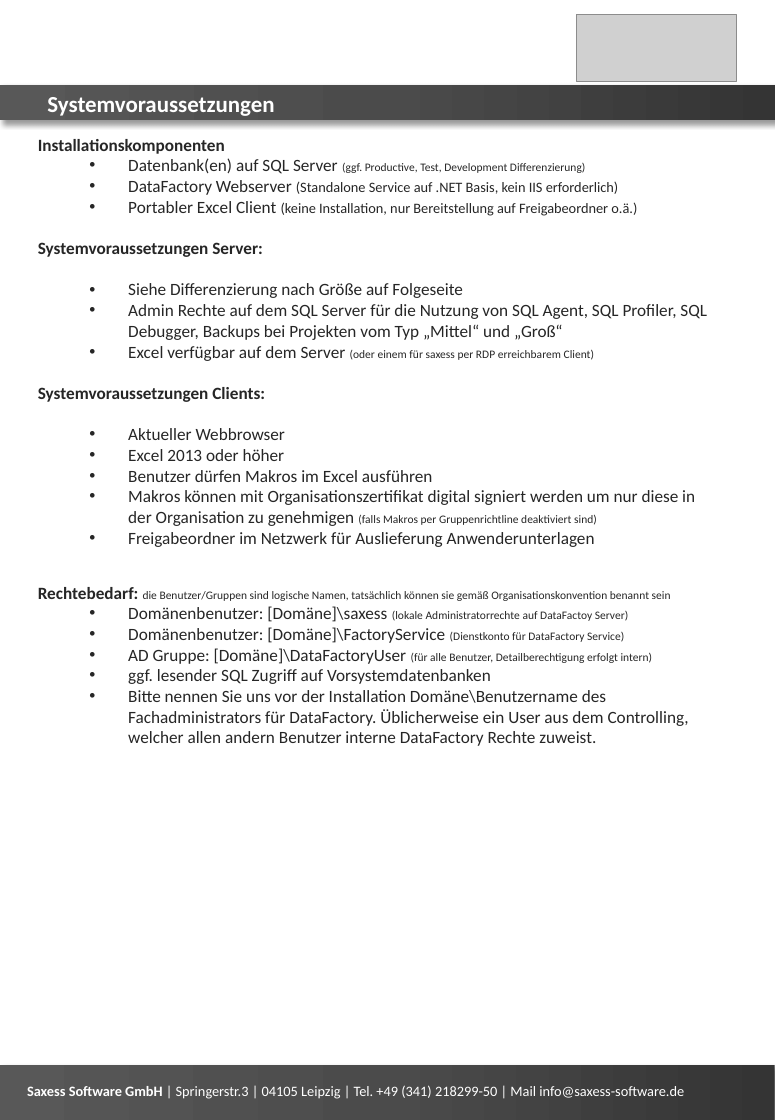
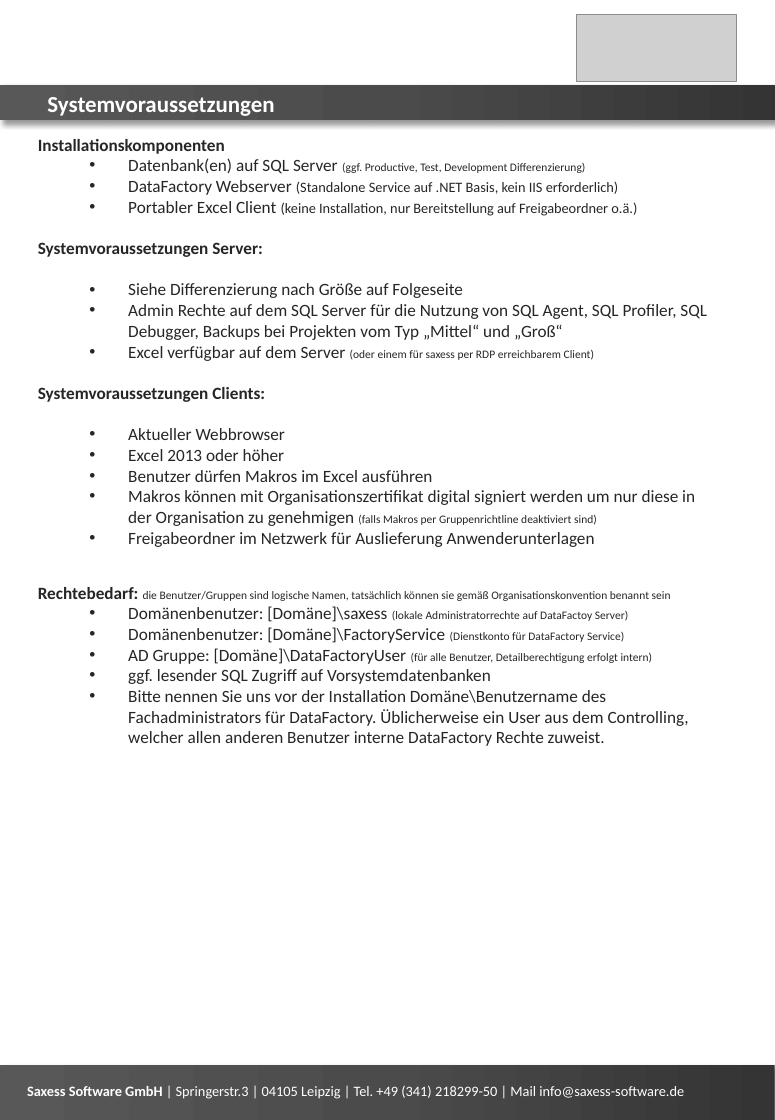
Before and after one commit to saxess-software/DataFactory-Knowledge-Center, a slide deck: slide 2 of 3a. DataFactory - Installation and Update/DataFactoy Systemvoraussetzungen.pptx. Drawn at 775x1120 pixels with LibreOffice and Linux fonts; fonts in the diff are those of the drawing; grey boxes stand for pictures. Boxes give left, top, right and bottom in pixels: in the first picture for what was removed or moved away, otherwise in the second. Text is boxed around its words. In the diff, an @@ line names an element or a change of style, - is before the commit and + after.

```diff
--- a/3a. DataFactory - Installation and Update/DataFactoy Systemvoraussetzungen.pptx
+++ b/3a. DataFactory - Installation and Update/DataFactoy Systemvoraussetzungen.pptx
@@ text at box(128, 690, 689, 746): text changed @@
-  • Bitte nennen Sie uns vor der Installation Domäne\Benutzername des Fachadministrators für DataFactory. Üblicherweise ein User aus dem Controlling, welcher allen andern Benutzer interne DataFactory Rechte zuweist.
+  • Bitte nennen Sie uns vor der Installation Domäne\Benutzername des Fachadministrators für DataFactory. Üblicherweise ein User aus dem Controlling, welcher allen anderen Benutzer interne DataFactory Rechte zuweist.
```
Also in this commit, not shown: 1 other slide changed, 1 slide added, 3 other files.
